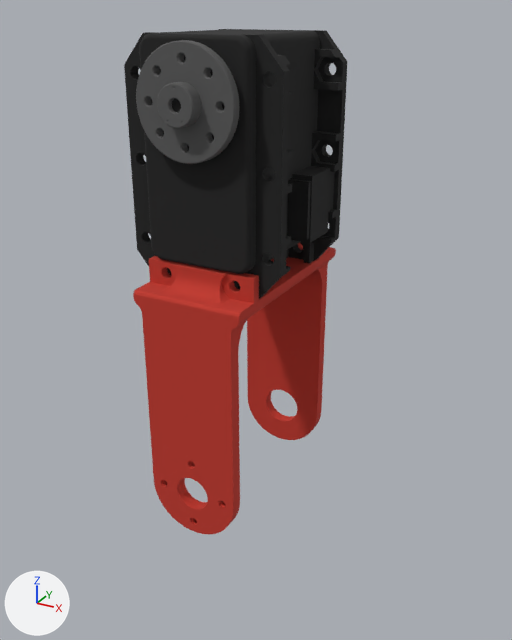
What one commit did to the COLLADA model meshes/soccerbot v4/Left Hip Front.dae.
Both versions are drawn from a camera (50 mm lens) standing at (0.0778, -0.1346, 0.1029) and looking at (-0.0054, 0.0167, 0.0272). Arrows for +X, +Y and +Z are at lower left; the lights stay in place. Where no turn or scale is listed for an object, it has been applied to the vertices. Vertices at the same position are counted once.

Names of what the first picture shows: 'Body1_Paint_-_Metallic_(Black)', 'Body1_Paint_-_Metallic_(Dark_Grey)', 'Body1_Paint_-_Metallic_(Red)'.
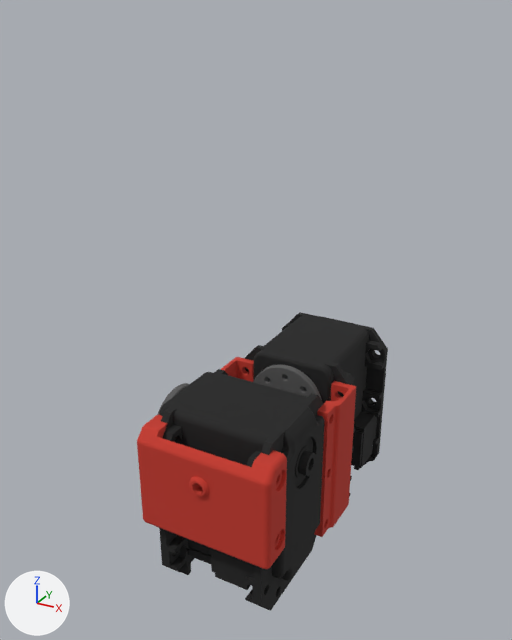
ob_mx_28t_r_v6 is not drawn itself; it is the parent of ob_body1, ob_hn07_n101_v2.
ob_body1_002 is not drawn itself; it is the parent of ob_body1_paint___metallic__red.

Location of each change, (x1, y1, x2, y2) in pixels of the pictures (512 x 640 px; the box of a moved part takes in the faces that stretch with it):
'Body1_Paint_-_Metallic_(Black)', moved, turned: before (124, 29, 347, 299); after (159, 369, 325, 611)
'Body1_Paint_-_Metallic_(Red)', reshaped, moved: before (133, 243, 336, 535); after (220, 357, 254, 382)
'Body1_Paint_-_Metallic_(Red).002', added (red): after (137, 415, 287, 569)
'Body1_Paint_-_Metallic_(Dark_Grey)', moved, turned: before (136, 40, 239, 164); after (157, 383, 189, 415)
'Body1_Paint_-_Metallic_(Black).001', added (black): after (245, 312, 388, 496)
'Body1_Paint_-_Metallic_(Red).001', added (red): after (314, 381, 356, 537)
'Body1_Paint_-_Metallic_(Dark_Grey).001', added: after (254, 365, 322, 400)
part 1 of me_geo_3, moved or reshaped: before (136, 40, 239, 164); after (254, 365, 322, 400)
part 2 of me_geo_2, deleted (red): before (133, 243, 336, 535)
part 3 of me_geo_2, added (red): after (220, 357, 254, 382)

The change in detail:
me_geo_3 has 2191 vertices, 4414 faces and spans x -1.1..1.1, y -0.1..0.49, z -1.1..1.1.
me_geo_3 is used by ob_body1_paint___metallic__dark_grey; parent ob_body1_001; location (0.0, 0.0, 0.0).
me_geo_3 part 1: the whole mesh is turned -180 degrees about the x axis through the mesh origin and scaled by 0.01.
me_geo_2 is used by ob_body1_paint___metallic__red; parent ob_body1_002; location (0.0, 0.0, 0.0).
me_geo_2 had 700 vertices, 1436 faces and spanned x -1.7..0.9, y -5.6..0.83, z -2.5..2.35.
me_geo_2 now has 318 vertices, 656 faces and spans x 7.5..9.2, y 0.2..4.2, z 12.8..13.45.
me_geo_2 part 2: 700 vertices removed from x -1.7..0.9, y -5.6..0.83, z -2.5..2.35.
me_geo_2 part 3: 318 vertices added at x 7.5..9.2, y 0.2..4.2, z 12.8..13.45.
Mesh me_geo_15 is new.
It has 1813 vertices, 3642 faces and spans x -0.0185..0.0185, y -0.0217..-0.0122, z -0.018..0.01.
It uses material mat_paint___metallic__red (red #c43527).
Mesh me_geo_14 is new.
It has 318 vertices, 656 faces and spans x -0.1345..-0.1279, y 0.075..0.092, z -0.042..-0.002.
It uses material mat_paint___metallic__red (red #c43527).
Mesh me_geo_2_1 is new.
It has 2355 vertices, 4770 faces and spans x -0.0178..0.0178, y -0.0226..0.0192, z -0.0386..0.012.
It uses material mat_paint___metallic__black (black #191919).
Object 'MX-28T_R_v6' (ob_mx_28t_r_v6) moves from (0.00364, 8.66, 0.05) to (0.0, 0.0, 0.0).
Object 'MX-28T_R_v6' (ob_mx_28t_r_v6) turns from (0, 0, 0) to (0, -90, 0) degrees about x, y and z.
In object 'Body1.002' (ob_body1_002), parent goes from ob_bottom_piece_v19 to ob_mx_28t_r_v6_001.
In object 'Body1_Paint_-_Metallic_(Red)' (ob_body1_paint___metallic__red), parent goes from ob_body1_002 to ob_body1_004.
Object 'Body1.004' (ob_body1_004) is new.
Its parent is ob_robin_comp.
Its location is (0.0, 0.0, 0.0).
Object 'robin_comp' (ob_robin_comp) is new.
Its parent is ob_right_upper_bracket_v7.
Its location is (12.38, 9.235, 14.68).
Its rotation in degrees is (0, -180, 0).
Object 'right_upper_bracket_v7' (ob_right_upper_bracket_v7) is new.
Its parent is ob_left_calve_v6.
Its location is (-0.0188, -12.69, -6.131).
Its rotation in degrees is (0, -90, 0).
Object 'MX-28T_R_v6.001' (ob_mx_28t_r_v6_001) is new.
Its parent is ob_left_calve_v6.
Its location is (0.0, 0.0, -4.45).
Object 'Body1_Paint_-_Metallic_(Red).002' (ob_body1_paint___metallic__red__002) is new; it shows me_geo_15.
Its location is (0.0, 0.0, 0.0).
Object 'Body1_Paint_-_Metallic_(Red).001' (ob_body1_paint___metallic__red__001) is new; it shows me_geo_14.
Its location is (0.147, -0.0625, 0.0095).
Object 'Body1_Paint_-_Metallic_(Dark_Grey).001' (ob_body1_paint___metallic__dark_grey__001) is new; it shows me_geo_3.
Its location is (0.0, 0.0257, 0.0).
Object 'Body1_Paint_-_Metallic_(Black).001' (ob_body1_paint___metallic__black__001) is new; it shows me_geo_2_1.
Its location is (0.0, 0.0445, 0.0).
